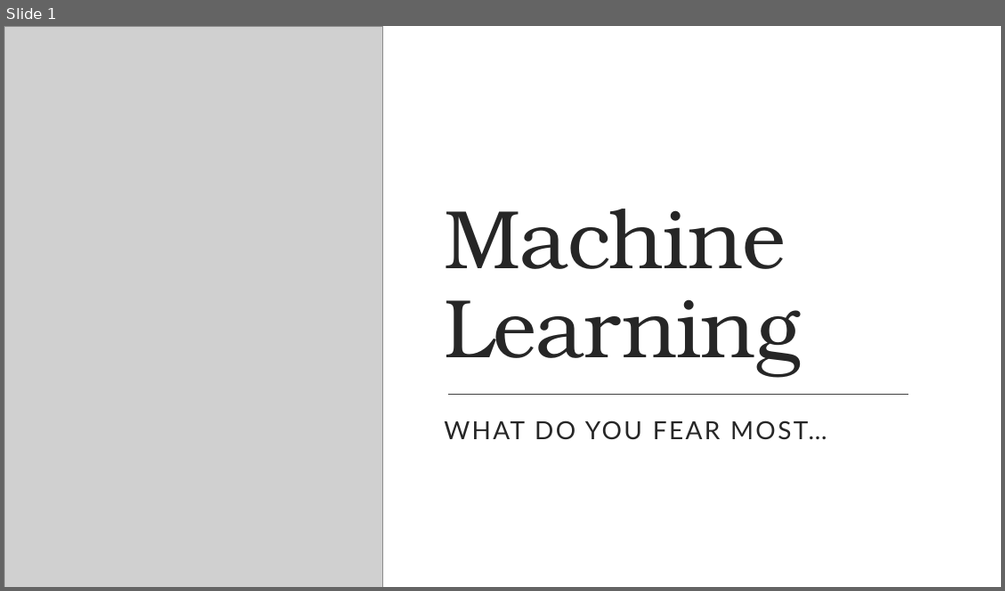
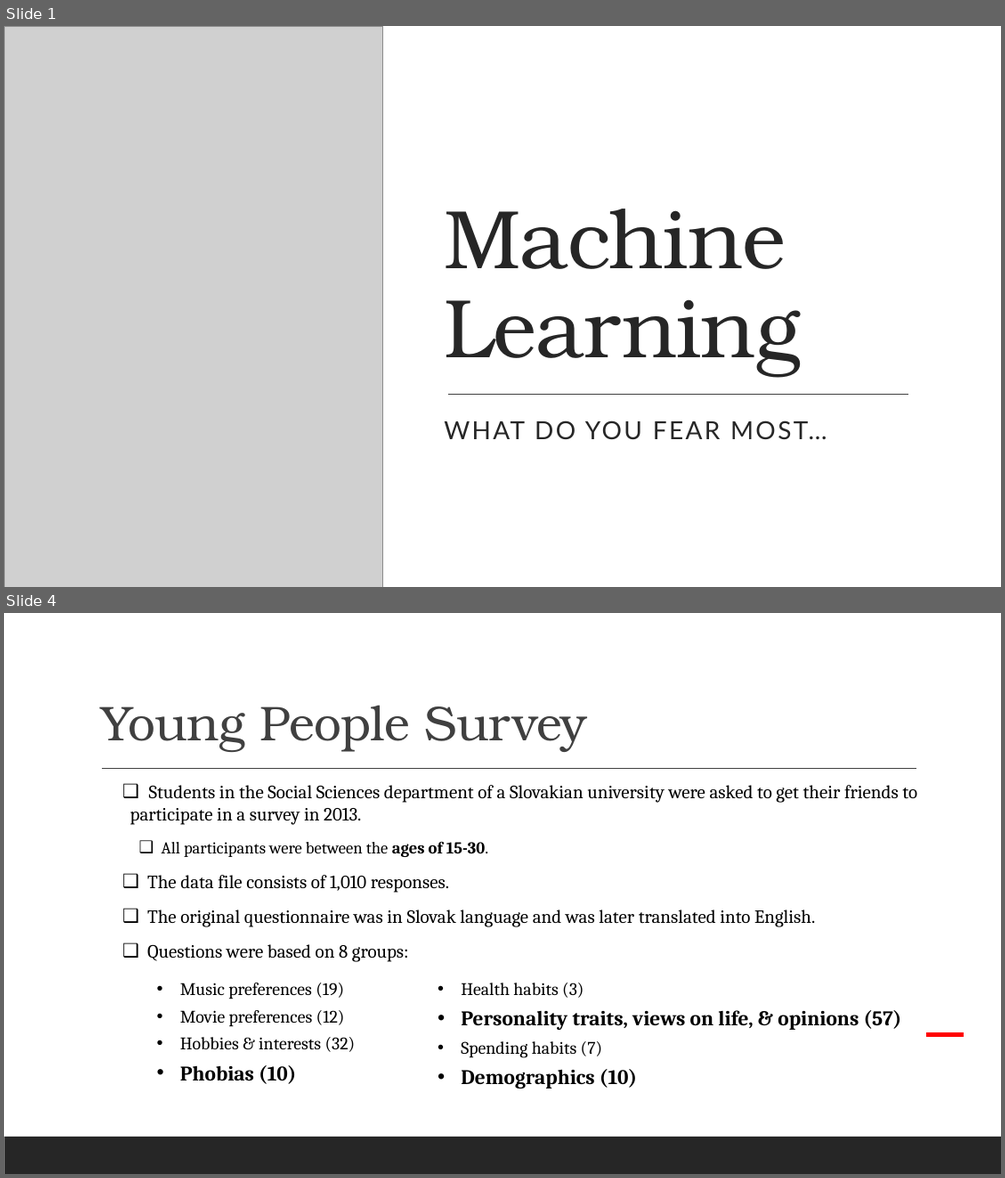
Before and after one commit to BDomogalla/machine-learning-project, a slide deck: machine_learning_pp.pptx. Shown one above the other, each under a label of ours: slide 1 before the commit, slides 1 and 4 after it; the slides between them are not shown. The pictures are 1005x591 and 1005x1178 pixels, drawn with LibreOffice and Linux fonts; fonts in the diff are those of the drawing; grey boxes stand for pictures. Boxes give left, top, right and bottom in pixels: in the first picture for what was removed or moved away, otherwise in the second. Text is boxed around its words. In the diff, an @@ line names an element or a change of style, - is before the commit and + after.

```diff
--- a/machine_learning_pp.pptx
+++ b/machine_learning_pp.pptx
@@ slide 4 added at box(4, 613, 1001, 1174), background #FFFFFF; not listed: 1 template element that a slide beside it also shows @@
@@ title added at box(101, 705, 587, 752), 47 pt, text #404040 @@
+Young People Survey
@@ line added from (102, 769) to (917, 769), #404040 1 pt @@
@@ text added at box(130, 785, 917, 962), 18 pt, text #000000 @@
+❑ Students in the Social Sciences department of a Slovakian university were asked to get their friends to participate in a survey in 2013.
+  ❑ All participants were between the ages of 15-30.
+❑ The data file consists of 1,010 responses.
+❑ The original questionnaire was in Slovak language and was later translated into English.
+❑ Questions were based on 8 groups:
@@ text added at box(180, 982, 356, 1084), 17 pt, text #000000 @@
+  • Music preferences (19)
+  • Movie preferences (12)
+  • Hobbies & interests (32)
+  • Phobias (10)
@@ text added at box(461, 982, 902, 1030), 20 pt, text #000000, bold @@
+  • Health habits (3)
+  • Personality traits, views on life, & opinions (57)
+  • Spending habits (7)
+  • Demographics (10)
@@ line added from (927, 1035) to (963, 1035), #FF0000 4 pt @@
```
Also in this commit, not shown: 1 slide changed, 10 other slides added, 1 slide removed, 6 other files.
